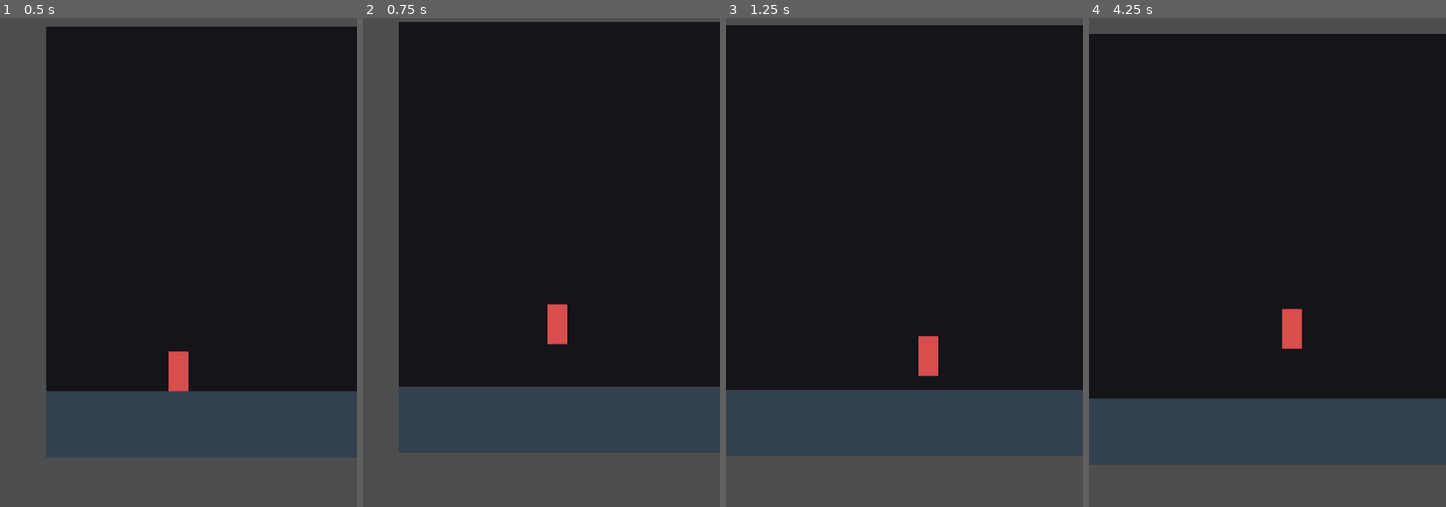
Above: before the commit, frames 1-4 (left to right).
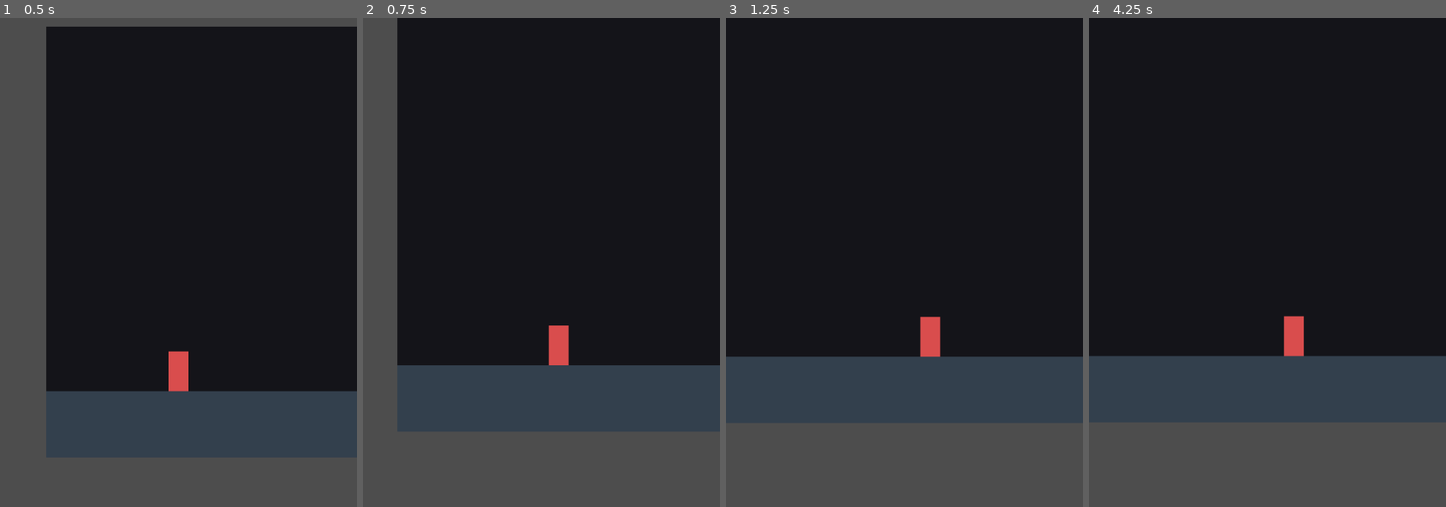
Above: after the commit, the same moments.

Repository: alexsndersoto04-source/Proyectos
Game: Godot game, scene res://main_scene.tscn
Two runs of this game, one before a commit and one after it. Both use one fixed random seed, a clock stepped at 60 frames per second and the inputs below. This scene is started directly instead of the project's main scene.
Inputs (mouse positions are in pixels of both pictures, inside the frame that each line leads up to):
- Up to frame 1 (0.5 s): no input
- Up to frame 2 (0.75 s): tap Enter (ui_accept) at 0.5, 0.6 s; move the mouse to (620, 306) at 0.52 s; hold Right (ui_right) from 0.53 s (still down); click (620, 306) at 0.67 s
- Up to frame 3 (1.25 s): keep holding Right (ui_right); tap Enter (ui_accept) at 0.77, 1.07 s
- Up to frame 4 (4.25 s): move the mouse to (1196, 370) at 1.27 s; tap Enter (ui_accept) at 1.35, 1.52, 1.82, 2.1, 2.85, 3.02, 3.32, 3.6, 3.77, 4.07 s; move the mouse to (1303, 194) at 2.02 s; release Right (ui_right) at 2.03 s; hold Left (ui_left) 2.03-2.78 s; move the mouse to (1249, 462) at 2.77 s; hold Right (ui_right) from 2.78 s (still down); click (1249, 462) at 2.92 s; move the mouse to (1374, 433) at 3.52 s

Frame 1 is identical in both runs. In frame 2, 9.4% of the frame differs, in the area x 9-100%, y 0-89%; in frame 3, 15%; in frame 4, 21%, in the area x 0-100%, y 0-92%.

Commit message:
Implementar controles tactiles interactivos en pantalla

Diff:
--- a/player.gd
+++ b/player.gd
@@ -1,20 +1,46 @@
 extends CharacterBody2D
 
-const SPEED = 200.0
-const JUMP_VELOCITY = -380.0
+const SPEED = 220.0
+const JUMP_VELOCITY = -400.0
 var gravity = ProjectSettings.get_setting("physics/2d/default_gravity")
+
+# Variables para control táctil
+var move_left = false
+var move_right = false
 
 func _physics_process(delta):
 	if not is_on_floor():
 		velocity.y += gravity * delta
 
-	if Input.is_action_just_pressed("ui_accept") and is_on_floor():
-		velocity.y = JUMP_VELOCITY
+	# Movimiento por botones en pantalla o teclado
+	var dir = 0.0
+	if move_left:
+		dir -= 1.0
+	if move_right:
+		dir += 1.0
 
-	var direction = Input.get_axis("ui_left", "ui_right")
-	if direction:
-		velocity.x = direction * SPEED
+	if dir == 0.0:
+		dir = Input.get_axis("ui_left", "ui_right")
+
+	if dir != 0.0:
+		velocity.x = dir * SPEED
 	else:
 		velocity.x = move_toward(velocity.x, 0, SPEED)
 
 	move_and_slide()
+
+func _on_left_pressed():
+	move_left = true
+
+func _on_left_released():
+	move_left = false
+
+func _on_right_pressed():
+	move_right = true
+
+func _on_right_released():
+	move_right = false
+
+func _on_jump_pressed():
+	if is_on_floor():
+		velocity.y = JUMP_VELOCITY
